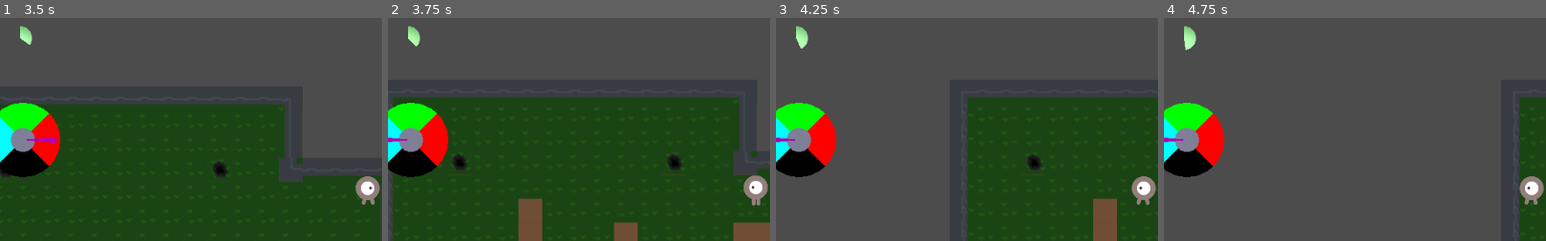
Above: before the commit, frames 1-4 (left to right).
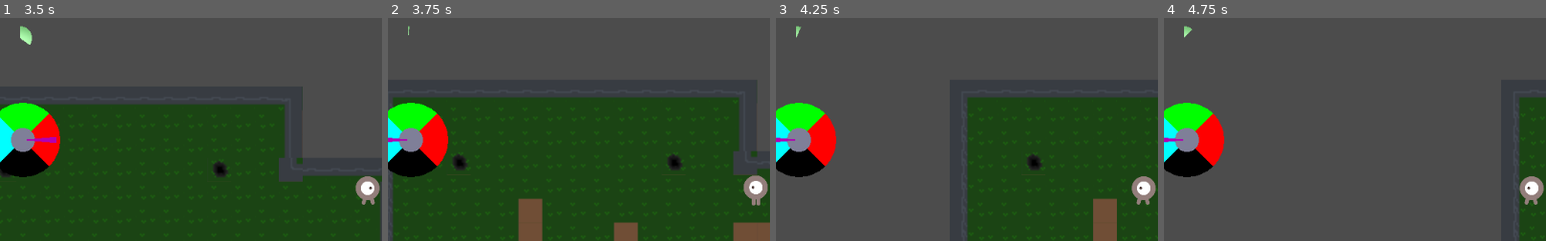
Above: after the commit, the same moments.

Repository: FiBe4000/Gamejam2022
Game: Godot game, scene res://src/Main.tscn
Same seed, same stepped clock (60 frames per second), same inputs: the game is played once before the commit and once after it.
Inputs:
- Up to frame 1 (3.5 s): tap Enter at 0.5, 2.75 s; hold D (move_right) 0.53-1.28 s; hold Down (aim_down) 0.53-1.28 s; hold S (move_down) 1.28-2.03 s; tap Left (aim_left) at 1.35 s; tap Space (shoot) at 2 s; hold D (move_right) 2.03-2.78 s; hold Right (aim_right) 2.03-2.78 s; hold W (move_up) from 2.78 s (still down); tap Up (aim_up) at 2.85 s
- Up to frame 2 (3.75 s): release W (move_up) at 3.53 s; hold A (move_left) from 3.53 s (still down); hold Q (force_world_timeout) from 3.53 s (still down)
- Up to frame 3 (4.25 s): keep holding A (move_left); keep holding Q (force_world_timeout)
- Up to frame 4 (4.75 s): keep holding A (move_left); release Q (force_world_timeout) at 4.28 s; tap Space (shoot) at 4.35 s
The pictures show only the part of the screen within x 2-52%, y 11-61%; the shares and areas given below are measured in that part.

Frame 1 is identical in both runs. In frame 2, 0.2% of the frame differs, in the area x 5-9%, y 3-13%; in frame 3, 0.2%; in frame 4, 0.2%.

Commit message:
progressbar: Reset on Q press

Diff:
--- a/src/progressbar.gd
+++ b/src/progressbar.gd
@@ -34,6 +34,6 @@
 
 func _on_WorldSwitchTimer_timeout():
   # Sync the progress bar to the world switch timer
-  #self.currentTime = 0.0
+  self.currentTime = 0.0
   self.value = 0.0
   self.synced = true
